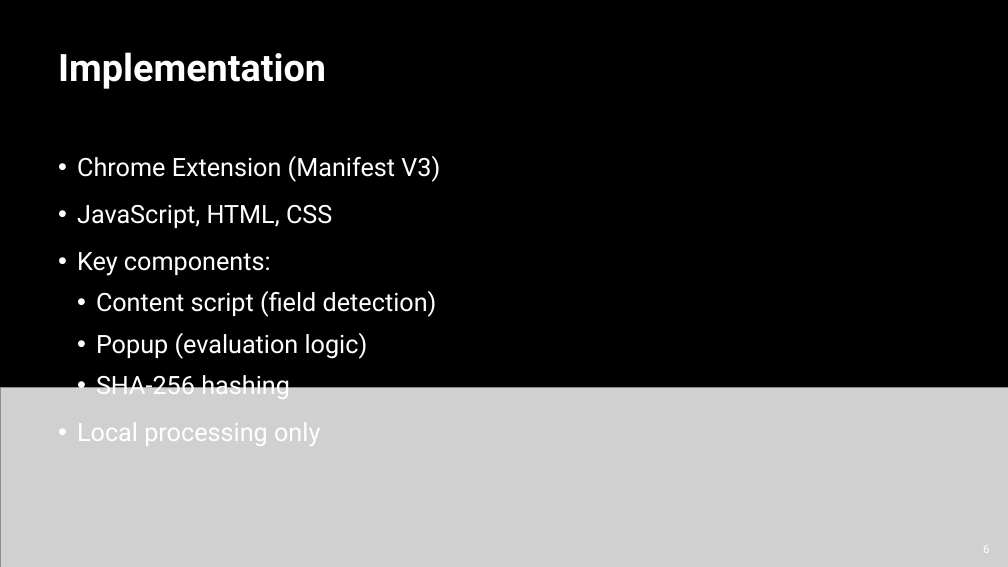
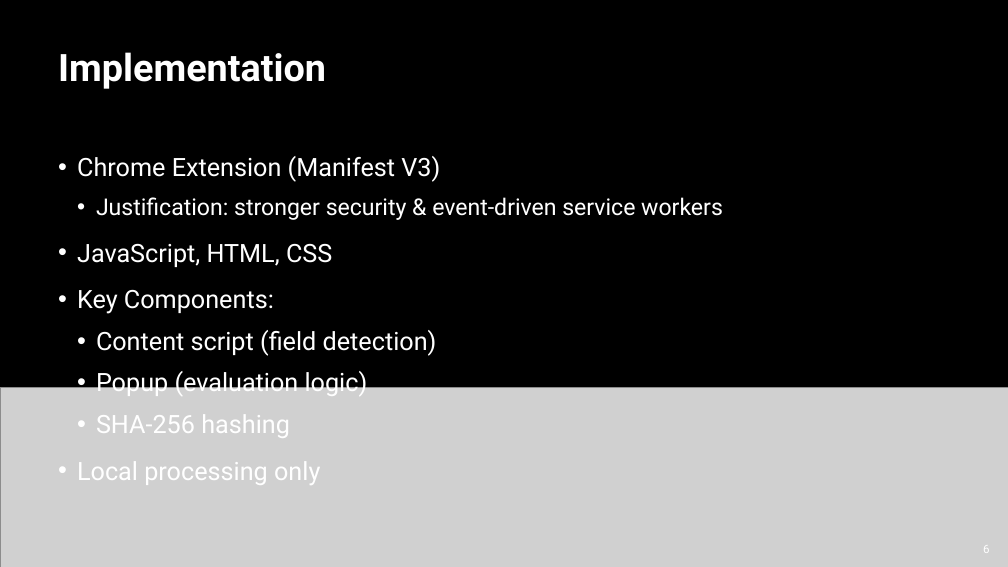
Before and after one commit to wbcarpenter/wbcarpenter.github.io, a slide deck: slide 6 of SecurePassPresentation.pptx. Drawn at 1008x567 pixels with LibreOffice and Linux fonts; fonts in the diff are those of the drawing; grey boxes stand for pictures. Boxes give left, top, right and bottom in pixels: in the first picture for what was removed or moved away, otherwise in the second. Text is boxed around its words. In the diff, an @@ line names an element or a change of style, - is before the commit and + after.

```diff
--- a/SecurePassPresentation.pptx
+++ b/SecurePassPresentation.pptx
@@ text at <box>96,197,723,220</box>: paragraph added @@
+  • Justification: stronger security & event-driven service workers
@@ text at <box>77,290,274,314</box>: text changed @@
-• Key components:
+• Key Components:
```
Also in this commit, not shown: 1 slide added, 1 slide removed, 2 other files.
